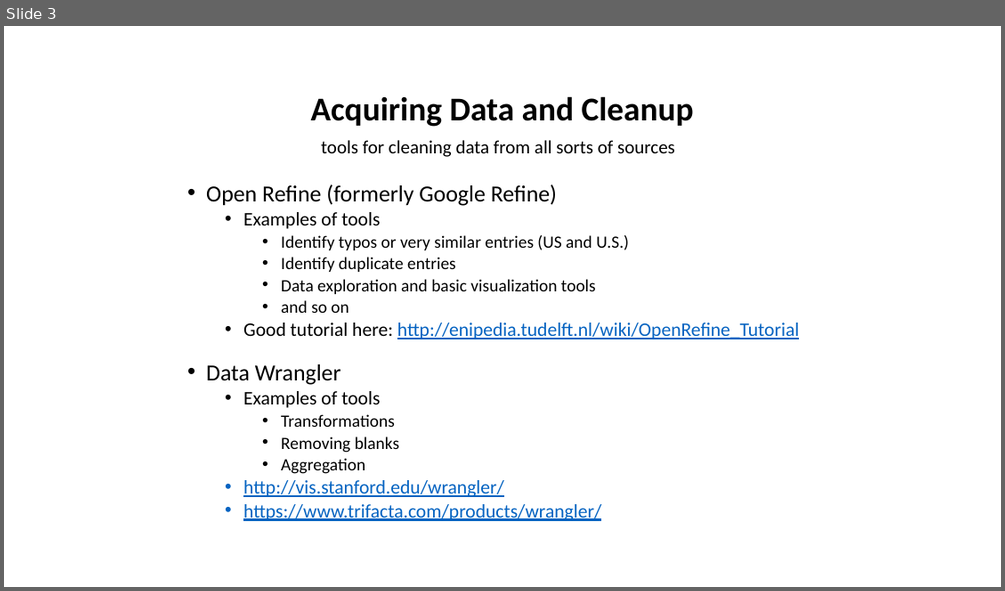
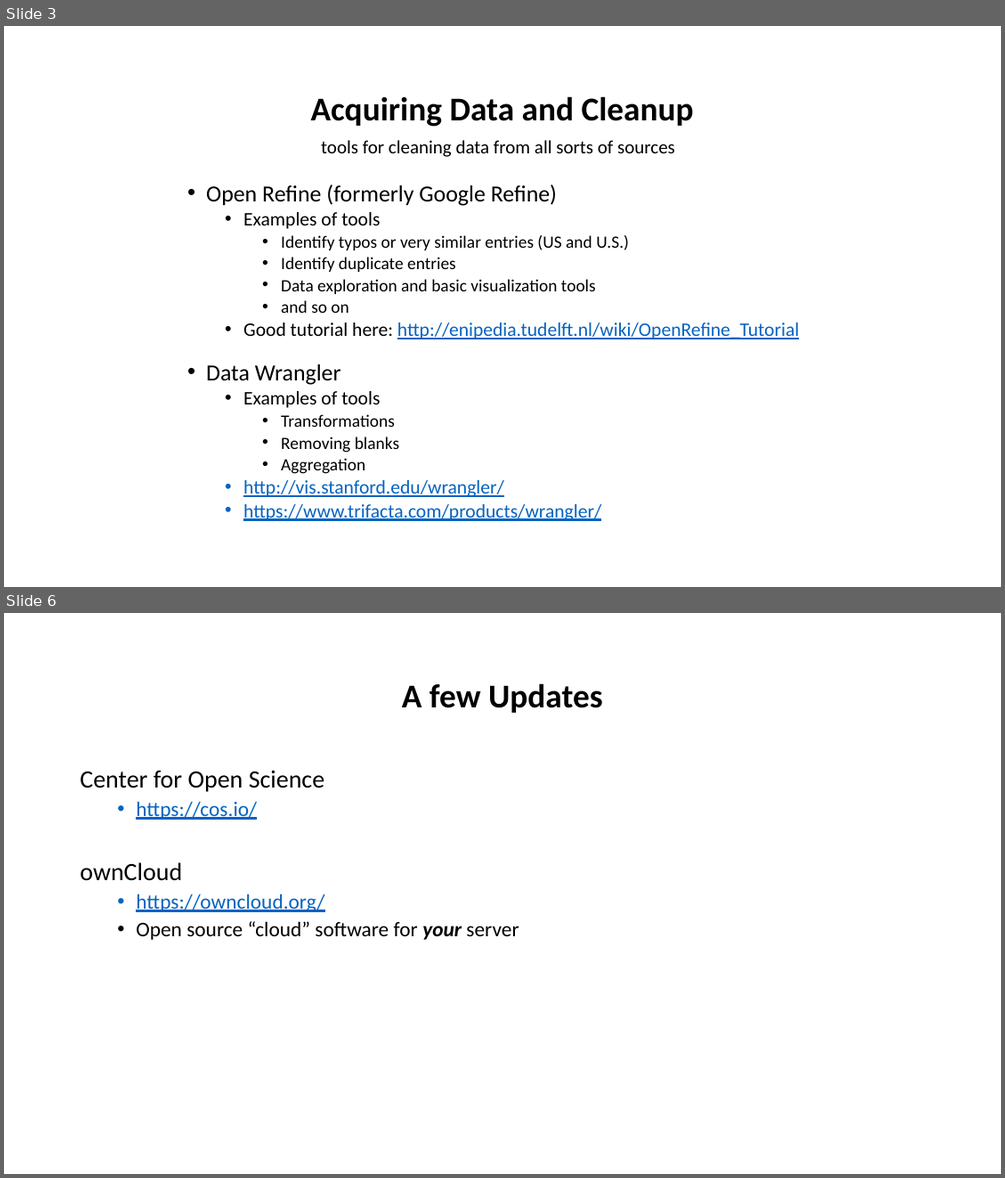
Before and after one commit to tibbben/teaching.data.literacy, a slide deck: UM_DataManagementClass/Lessons/12/12_FirstMeeting.pptx. Shown one above the other, each under a label of ours: slide 3 before the commit, slides 3 and 6 after it; the slides between them are not shown. The pictures are 1005x591 and 1005x1178 pixels, drawn with LibreOffice and Linux fonts; fonts in the diff are those of the drawing. Boxes give left, top, right and bottom in pixels: in the first picture for what was removed or moved away, otherwise in the second. Text is boxed around its words. In the diff, an @@ line names an element or a change of style, - is before the commit and + after.

```diff
--- a/UM_DataManagementClass/Lessons/12/12_FirstMeeting.pptx
+++ b/UM_DataManagementClass/Lessons/12/12_FirstMeeting.pptx
@@ slide 6 added at (4,613,1001,1174), background #FFFFFF @@
@@ title added at (402,683,603,713), 32 pt, text #000000, bold @@
+A few Updates
@@ text added at (80,770,518,940), 20 pt, text #000000 @@
+Center for Open Science
+  • https://cos.io/
+ownCloud
+  • https://owncloud.org/
+  • Open source “cloud” software for your server
```
Also in this commit, not shown: 2 slides changed.
